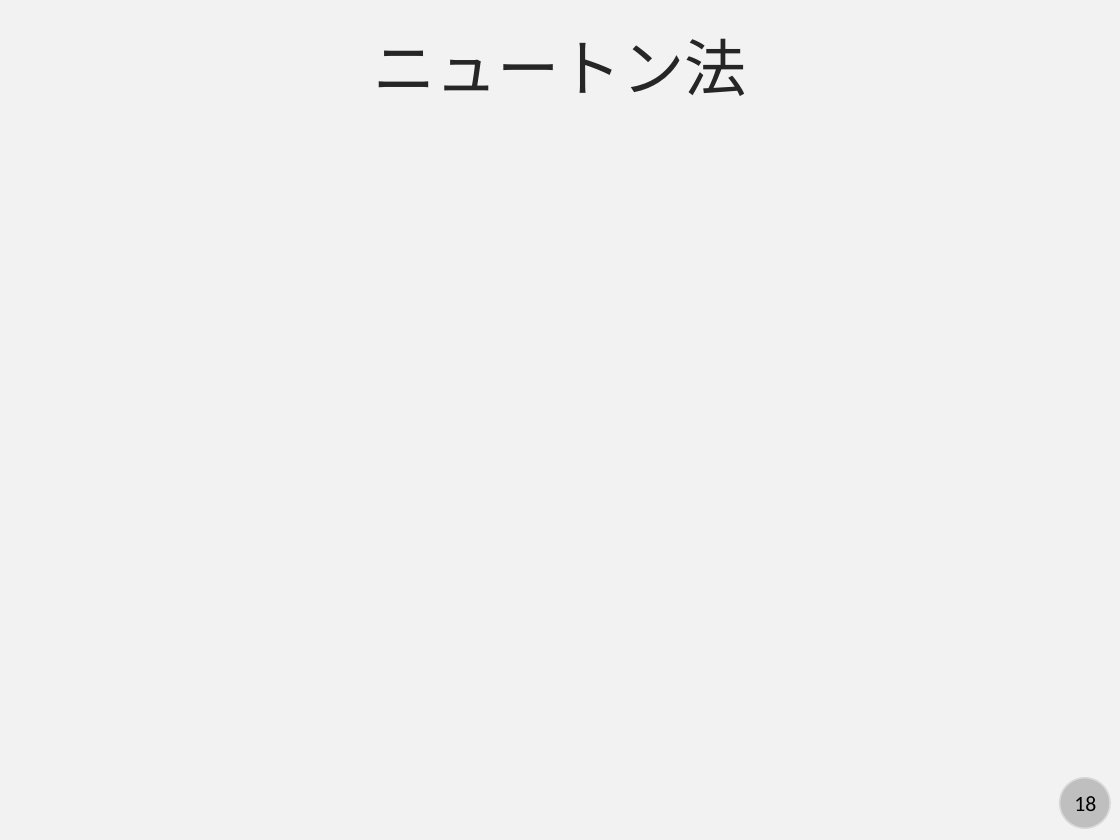
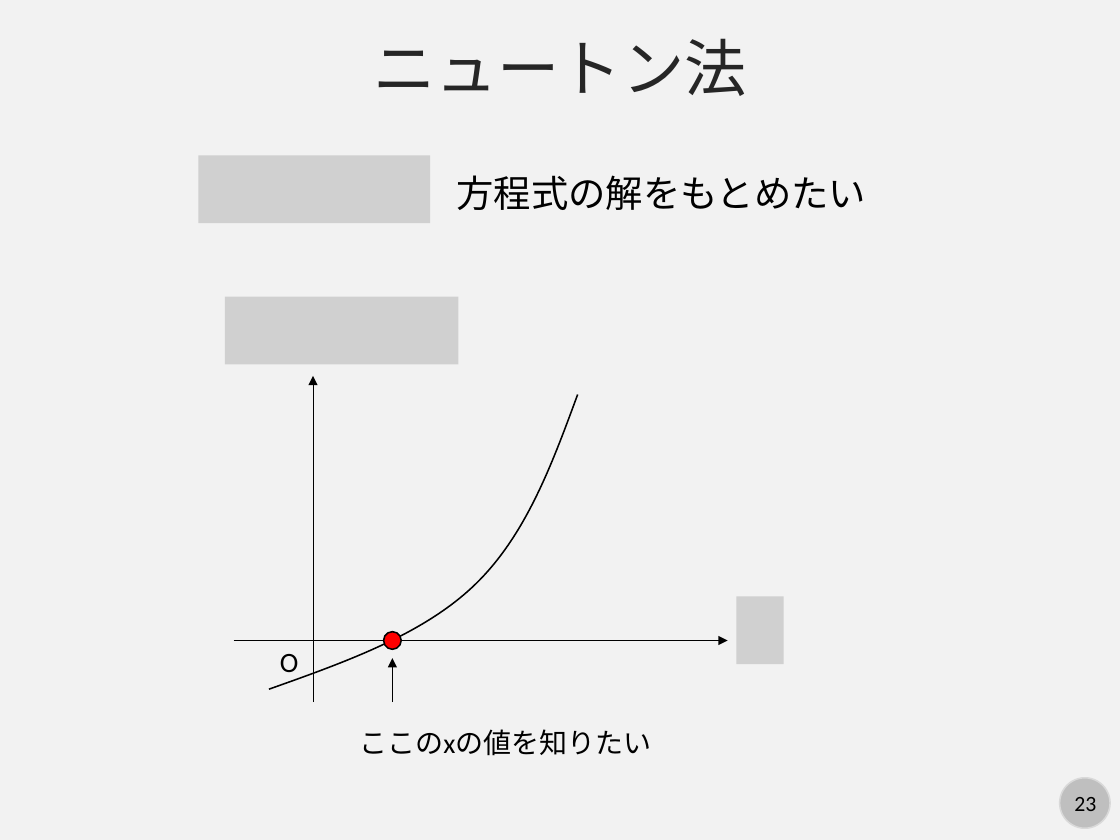
Before and after one commit to kaityo256/python_zero, a slide deck: slide 23 of basic/fig/slide.pptx (slide 18 before the commit). Drawn at 1120x840 pixels with LibreOffice and Linux fonts; fonts in the diff are those of the drawing; grey boxes stand for pictures. Boxes give left, top, right and bottom in pixels: in the first picture for what was removed or moved away, otherwise in the second. Text is boxed around its words. In the diff, an @@ line names an element or a change of style, - is before the commit and + after.

```diff
--- a/basic/fig/slide.pptx
+++ b/basic/fig/slide.pptx
@@ picture added at [198,156,430,224] @@
@@ text added at [456,175,866,210], 24 pt, text #000000 @@
+方程式の解をもとめたい
@@ picture added at [225,297,458,365] @@
@@ arrow added from (314, 702) to (314, 376), #000000 0.5 pt @@
@@ freeform shape added at [269,394,578,689], outline #000000 1 pt @@
@@ picture added at [736,596,783,664] @@
@@ arrow added from (234, 641) to (728, 641), #000000 0.5 pt @@
@@ text added at [280,654,299,679], 18 pt, text #000000 @@
+O
@@ ellipse added at [384,632,402,650], fill #FF0000, outline #000000 1 pt @@
@@ arrow added from (392, 702) to (392, 659), #000000 0.5 pt @@
@@ text added at [359,729,651,756], 18 pt, text #000000 @@
+ここのxの値を知りたい
@@ page number at [1074,797,1096,811]: text changed @@
-18
+23
```
Also in this commit, not shown: 4 other slides changed, 7 slides added, 2 other files.
